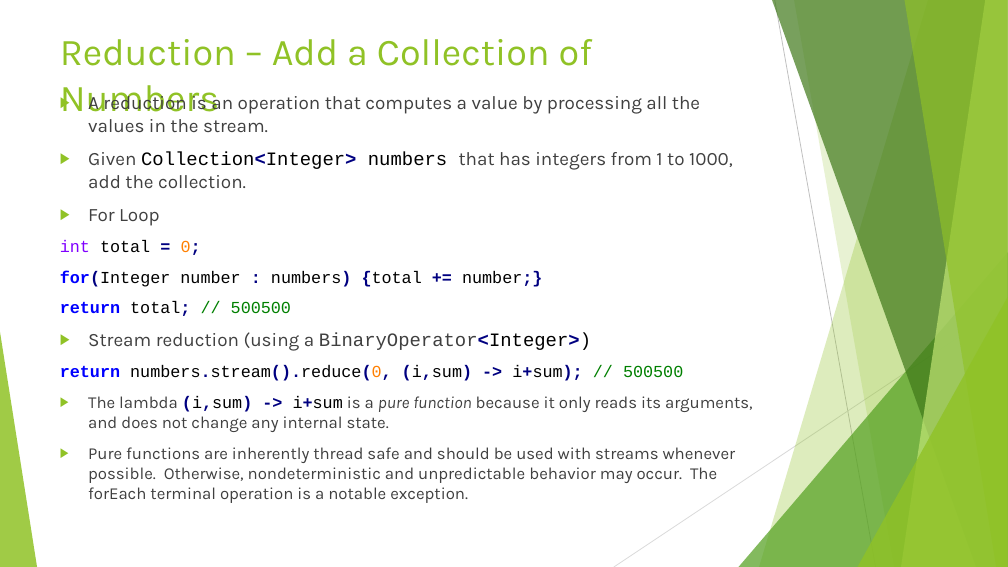
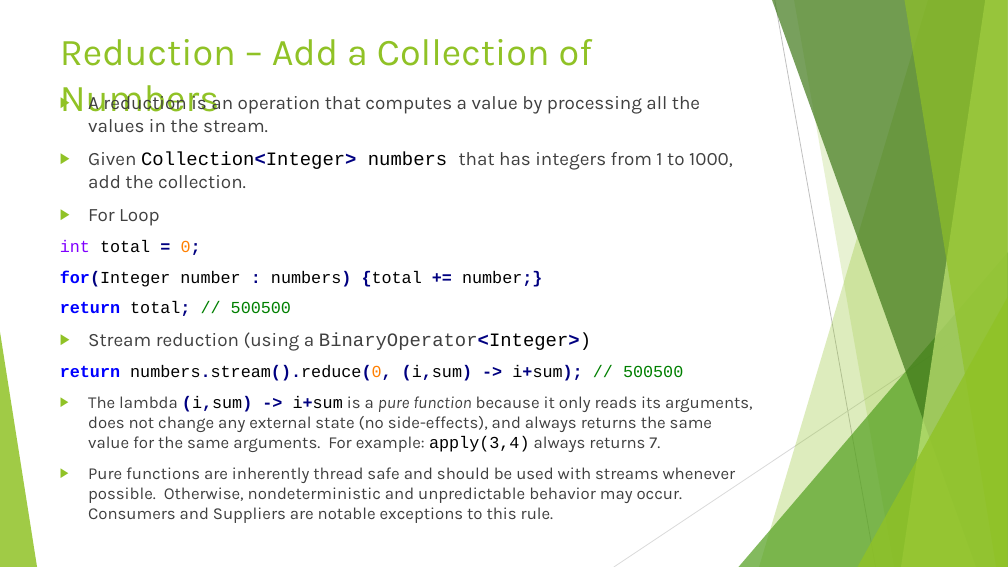
Before and after one commit to RichardRoda/2017-CodePaLOUsa-Lambda, a slide deck: slide 26 of Learning to Love the Lambda in the Stream.pptx. Drawn at 1008x567 pixels with LibreOffice and Linux fonts; fonts in the diff are those of the drawing. Boxes give left, top, right and bottom in pixels: in the first picture for what was removed or moved away, otherwise in the second. Text is boxed around its words. In the diff, an @@ line names an element or a change of style, - is before the commit and + after.

```diff
--- a/Learning to Love the Lambda in the Stream.pptx
+++ b/Learning to Love the Lambda in the Stream.pptx
@@ text at (88, 396, 753, 523): text changed @@
-▶ The lambda (i,sum) -> i+sum is a pure function because it only reads its arguments, and does not change any internal state.
-▶ Pure functions are inherently thread safe and should be used with streams whenever possible. Otherwise, nondeterministic and unpredictable behavior may occur. The forEach terminal operation is a notable exception.
+▶ The lambda (i,sum) -> i+sum is a pure function because it only reads its arguments, does not change any external state (no side-effects), and always returns the same value for the same arguments. For example: apply(3,4) always returns 7.
+▶ Pure functions are inherently thread safe and should be used with streams whenever possible. Otherwise, nondeterministic and unpredictable behavior may occur. Consumers and Suppliers are notable exceptions to this rule.
```
Also in this commit, not shown: 6 other slides changed.
